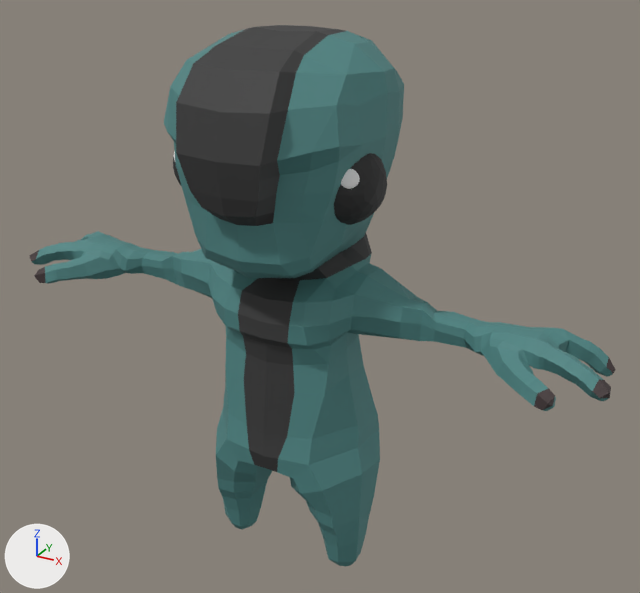
The glTF model assets/creatures/quaternius-alien/Alien.glb: old version first, new version second.
Camera for both pictures: a 50 mm lens placed at (2.19, -3.66, 3.46), pointed at (0.11, 0.12, 1.57). Arrows for +X, +Y and +Z are at lower left; the lights stay in place. The first picture is the older version.

Names of what the first picture shows: 'BaseAlien'.
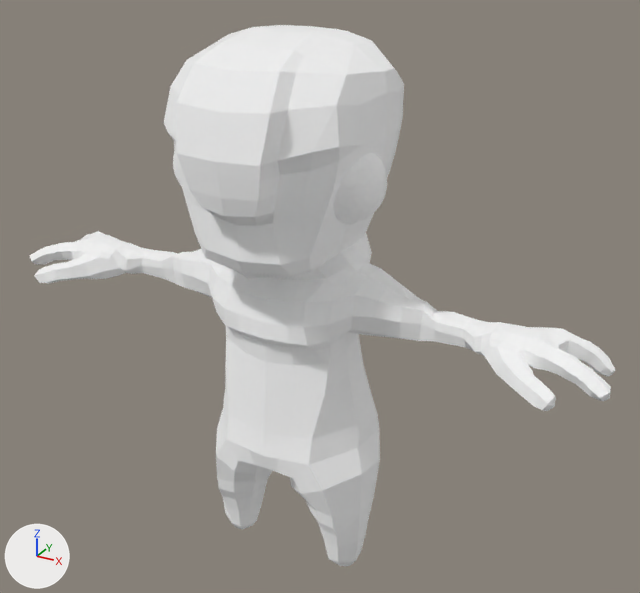
The change, as a list of edits to the scene's bpy script:
```text
Change mat_main:
    mat_main.base_color: (0.0762, 0.235, 0.228) -> (1.0, 1.0, 1.0)  # cyan #4e8583 -> white #ffffff
    mat_main.roughness: 0.69 -> 1.0
    mat_main.metallic: 0.0 -> 1.0
Change mat_stripe:
    mat_stripe.base_color: (0.0374, 0.0374, 0.0374) -> (1.0, 1.0, 1.0)  # dark grey #363636 -> white #ffffff
    mat_stripe.roughness: 0.69 -> 1.0
    mat_stripe.metallic: 0.0 -> 1.0
Change mat_eyes:
    mat_eyes.base_color: (0.0254, 0.0254, 0.0254) -> (1.0, 1.0, 1.0)  # black #2c2c2c -> white #ffffff
    mat_eyes.metallic: 0.0 -> 1.0
Change mat_nails:
    mat_nails.base_color: (0.0522, 0.035, 0.036) -> (1.0, 1.0, 1.0)  # dark grey #413535 -> white #ffffff
    mat_nails.metallic: 0.0 -> 1.0
```

Where the change shows, as pixel boxes [x1, y1, x2, y2] in the pictures (640 x 593 px):
'BaseAlien', recoloured, surface changed (lighter)
    both: [29, 25, 616, 566]
